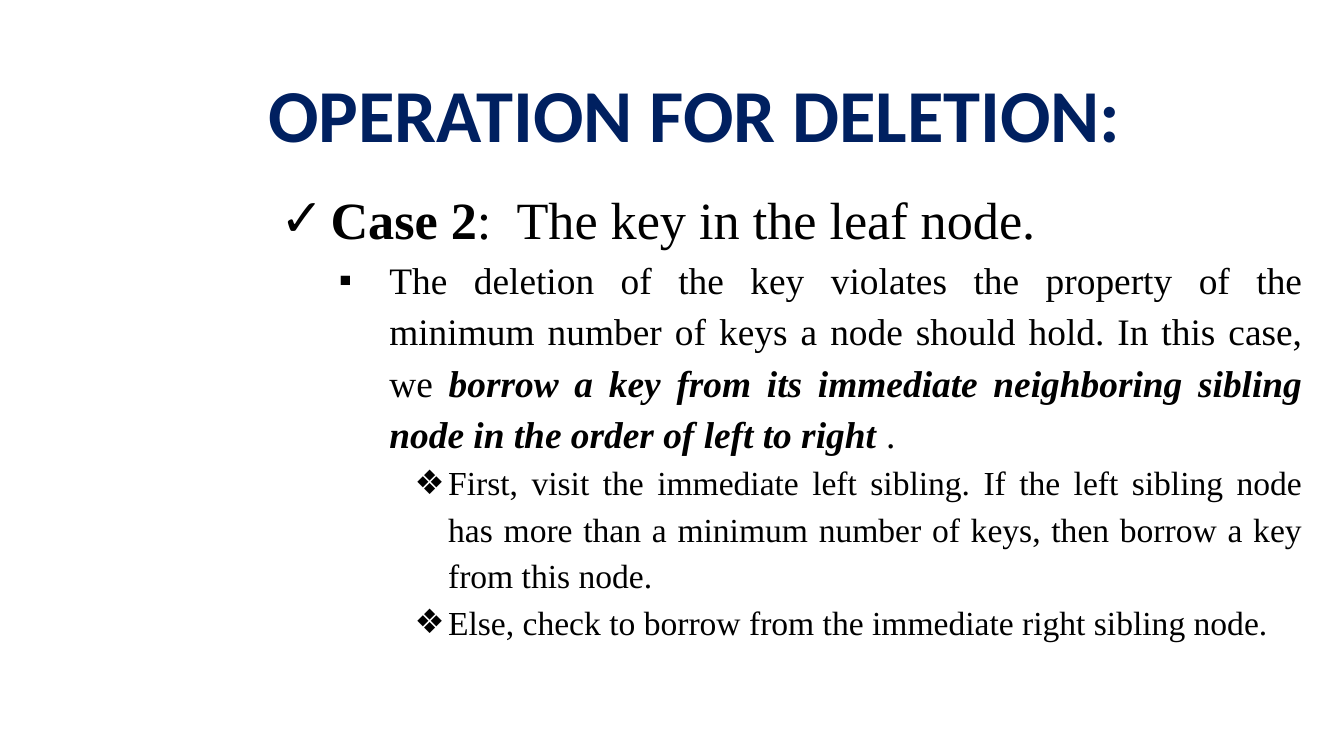
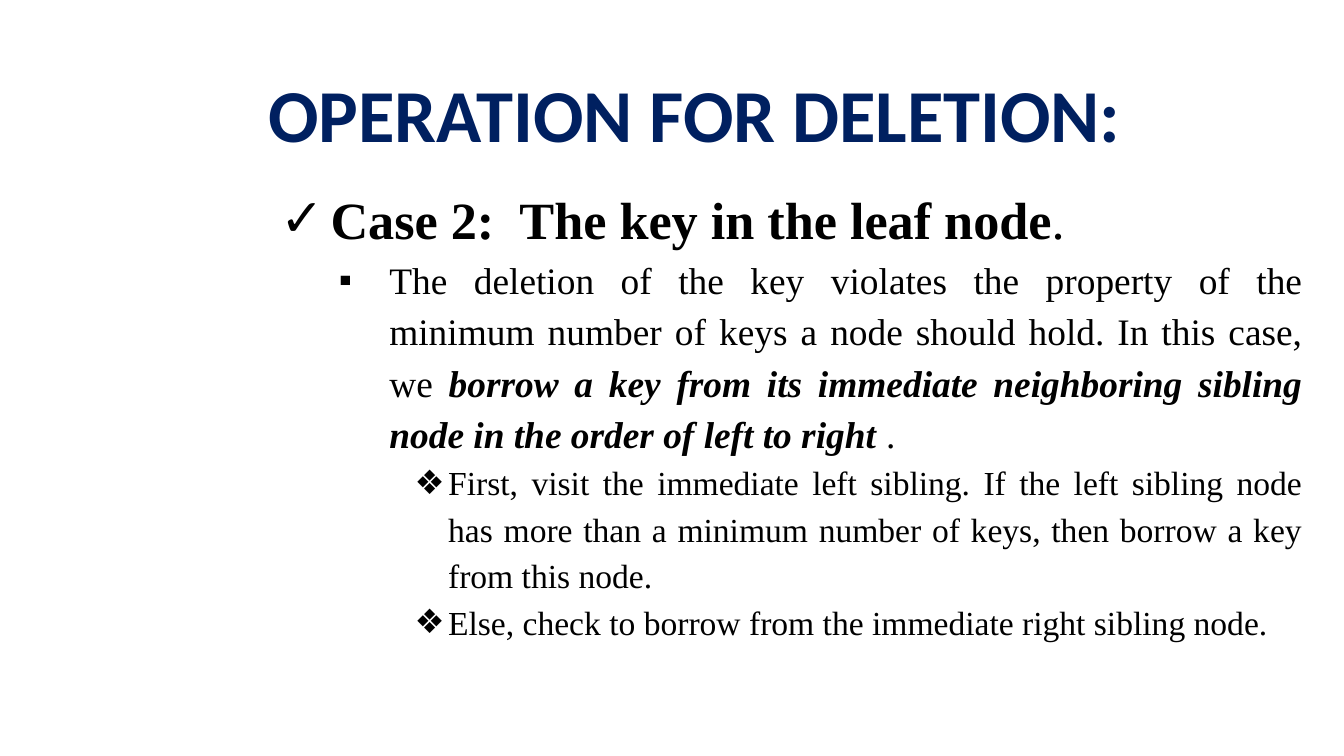
Before and after one commit to viettungvuong/Seminar, a slide deck: slide 62 of Seminar.pptx. Drawn at 1344x756 pixels with LibreOffice and Linux fonts; fonts in the diff are those of the drawing; background and template pictures are left out. Boxes give left, top, right and bottom in pixels: in the first picture for what was removed or moved away, otherwise in the second. Text is boxed around its words. In the diff, an @@ line names an element or a change of style, - is before the commit and + after.

```diff
--- a/Seminar.pptx
+++ b/Seminar.pptx
@@ text at (x1=331, y1=202, x2=1064, y2=250): bold on in "2: The key in the leaf node." @@
```
Also in this commit, not shown: 8 other slides changed, 1 other file.
